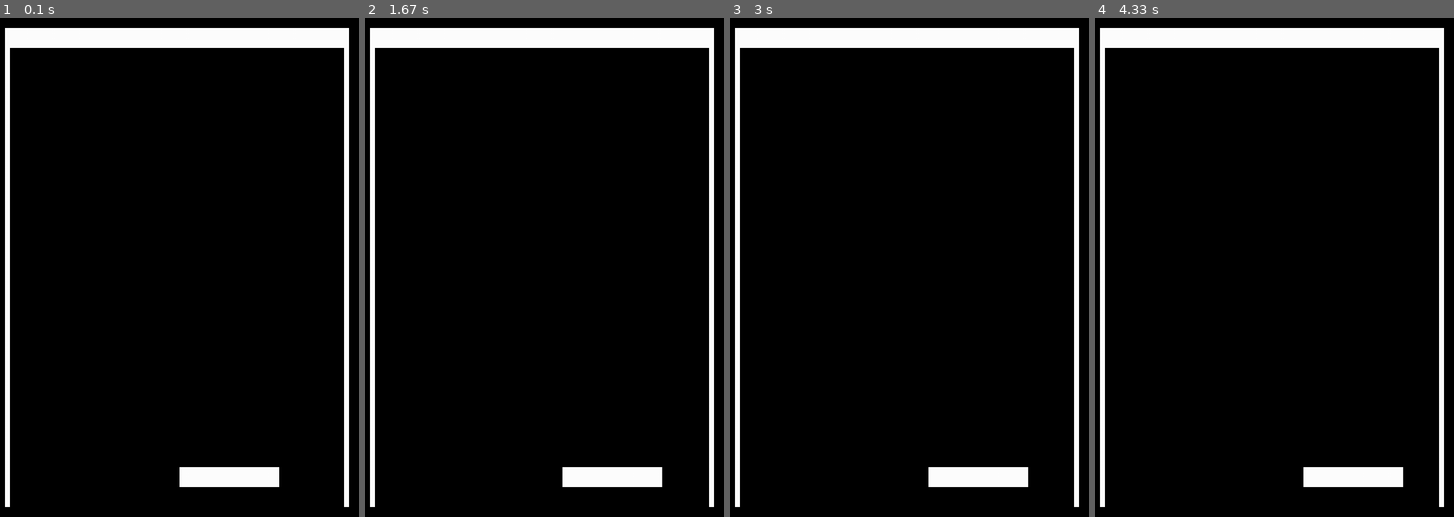
Above: before the commit, frames 1-4 (left to right).
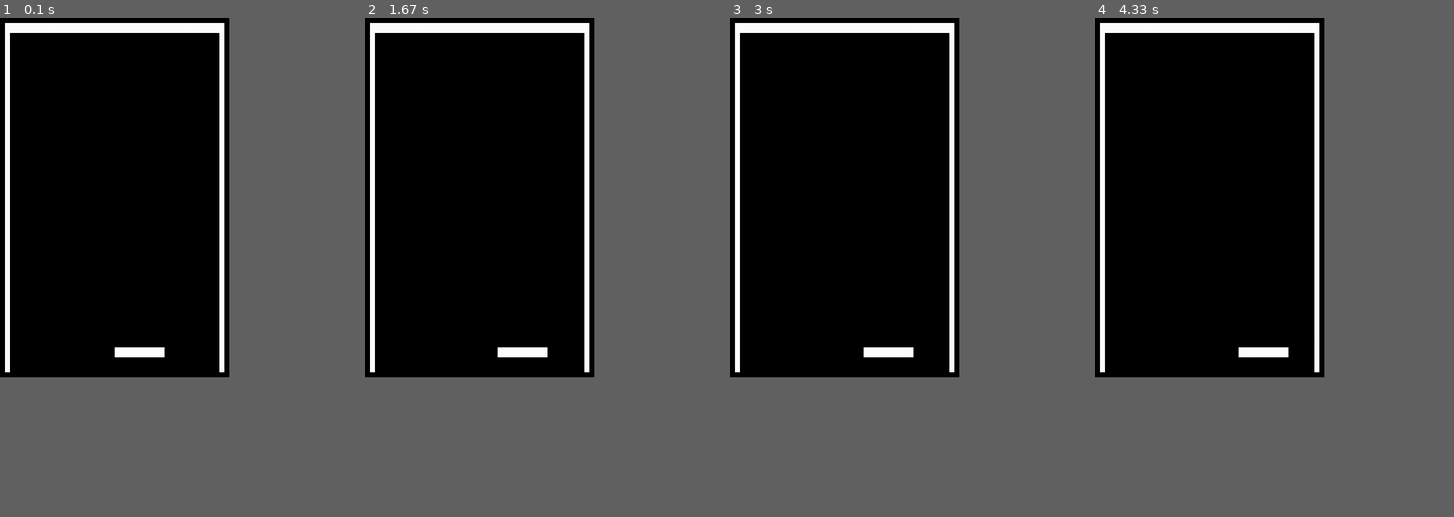
Above: after the commit, the same moments.

Repository: PSFREITASUEA/breakoutpygame
Game: pygame game, started from main.py
Same seed, same stepped clock (60 frames per second), same inputs: the game is played once before the commit and once after it.
Inputs:
- Up to frame 1 (0.1 s): no input
- Up to frame 2 (1.67 s): hold D 0.33-0.8 s; hold D 0.83-1.3 s; hold A from 1.33 s (still down)
- Up to frame 3 (3 s): release A at 1.87 s; hold A 1.9-2.3 s; hold D 2.33-2.97 s
- Up to frame 4 (4.33 s): hold A 3-3.47 s; hold D 3.5-3.97 s; hold D from 4 s (still down)
In our replay, the window is 648x900 before the commit and 414x648 after it. These sizes can differ from the game's own. Grey fills any space a smaller window leaves; there, only what the larger window draws over its background counts as a difference.

The runs differ from the first frame. In frame 1, 7.7% of the frame differs, in the area x 1-98%, y 1-98%; in frame 2, 7.7%; in frame 3, 7.7%; in frame 4, 7.7%.

Commit message:
#Refactor: Resize screen and assets

Diff:
--- a/main.py
+++ b/main.py
@@ -5,8 +5,8 @@
 import colors
 from Player import Player
 
-WINDOW_WIDTH = 720
-WINDOW_HEIGHT = 1000
+WINDOW_WIDTH = 460
+WINDOW_HEIGHT = 720
 SCREEN_DIMENSION = (WINDOW_WIDTH, WINDOW_HEIGHT)
 
 if __name__ == '__main__':
@@ -15,11 +15,11 @@
 
     running = True
 
-    player_1 = Player(WINDOW_WIDTH / 2, WINDOW_HEIGHT - 100)
+    player_1 = Player(WINDOW_WIDTH / 2, WINDOW_HEIGHT - 60)
     # rect(x,y, width, height)
-    left_limit_rect = Rect(10, 20, 10, 960)
-    right_limit_rect = Rect(690, 20, 10, 960)
-    top_limit_rect = Rect(20, 20, 680, 40)
+    left_limit_rect = Rect(10, 10, 10, 700)
+    right_limit_rect = Rect(440, 10, 10, 700)
+    top_limit_rect = Rect(20, 10, 420, 20)
 
     while running:
         for event in pygame.event.get():
Binary file changed: assets/white_player.png
